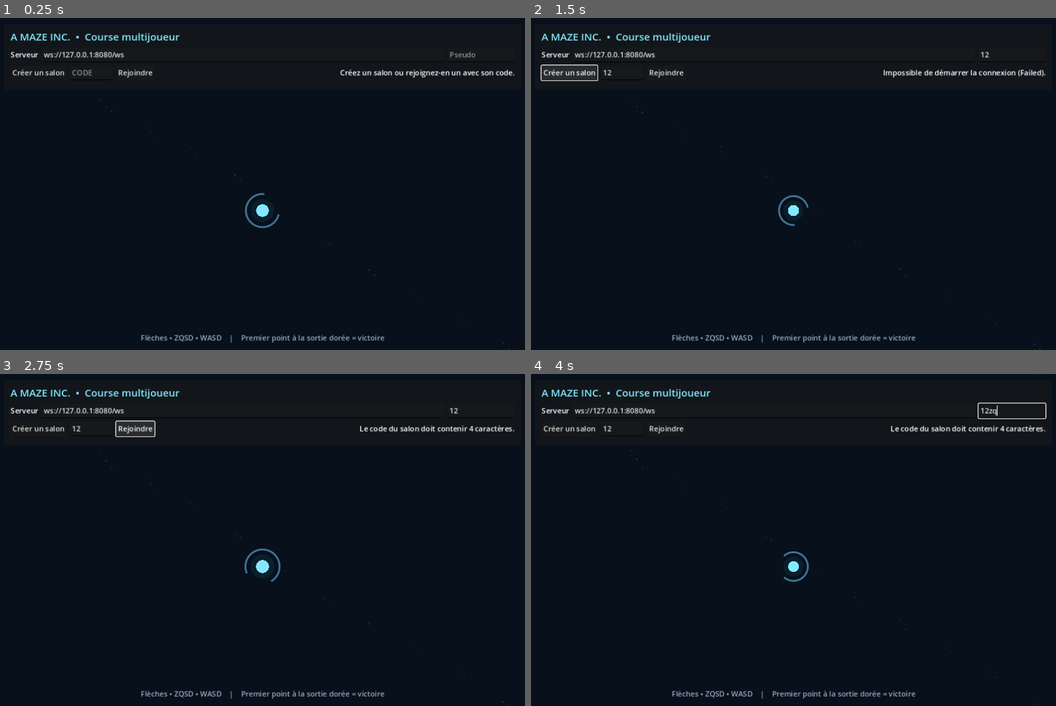
Above: before the commit, frames 1-4 (two rows, left to right).
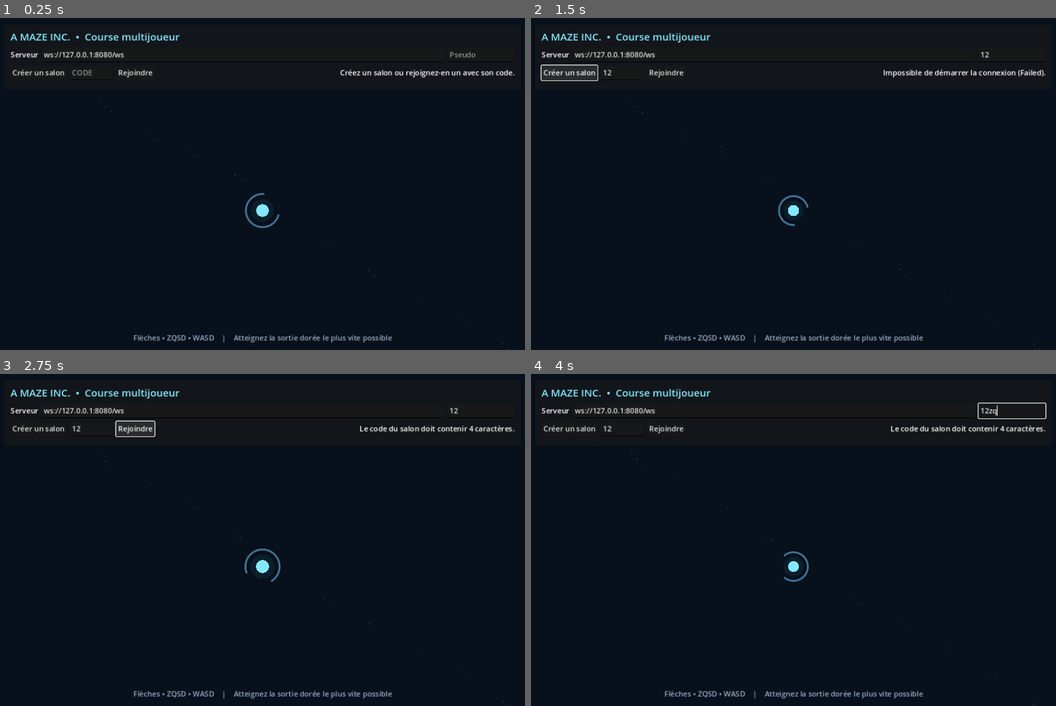
Above: after the commit, the same moments.

Repository: zarocksx/multi-maze
Game: Godot game, scene res://scenes/main.tscn
Two runs of this game, one before a commit and one after it. Both use one fixed random seed, a clock stepped at 60 frames per second and the inputs below.
Inputs (mouse positions are in pixels of both pictures, inside the frame that each line leads up to):
- Up to frame 1 (0.25 s): no input
- Up to frame 2 (1.5 s): click (1014, 54) at 0.52 s; type "12" at 0.6 s; click (620, 74) at 0.75 s; type "12" at 0.83 s; click "Créer un salon" at 1.25 s
- Up to frame 3 (2.75 s): click "Rejoindre" at 2 s
- Up to frame 4 (4 s): move the mouse to (909, 523) at 2.77 s; hold Right 2.78-3.53 s; hold Z 2.78-3.53 s; move the mouse to (688, 556) at 3.52 s; hold Down from 3.53 s (still down); tap Q at 3.6 s

The runs differ from the first frame. In frame 1, 0.5% of the frame differs, in the area x 25-75%, y 95-98%; in frame 2, 0.5%; in frame 3, 0.5%; in frame 4, 0.5%.

Commit message:
Ajoute le classement final et les noms au survol

Diff:
--- a/scripts/main.gd
+++ b/scripts/main.gd
@@ -9,10 +9,12 @@
 
 var socket := WebSocketPeer.new()
 var player_id := ""
+var host_id := ""
 var room_code := ""
 var maze: Dictionary = {}
 var players: Array = []
 var winner_id := ""
+var race_complete := false
 var pending_message: Dictionary = {}
 var last_socket_state := WebSocketPeer.STATE_CLOSED
 
@@ -22,6 +24,10 @@
 var room_input: LineEdit
 var status_label: Label
 var copy_button: Button
+var score_panel: PanelContainer
+var score_rows: VBoxContainer
+var score_restart_button: Button
+var player_tooltip: Label
 var held_direction := ""
 var move_repeat_timer := 0.0
 var animation_time := 0.0
@@ -30,6 +36,9 @@
 var trail_marks: Array = []
 var celebration_particles: Array = []
 var random := RandomNumberGenerator.new()
+var last_maze_origin := Vector2.ZERO
+var last_cell_size := 0.0
+var hovered_player_id := ""
 
 
 func _ready() -> void:
@@ -128,7 +137,7 @@
 	play_row.add_child(status_label)
 
 	var help := Label.new()
-	help.text = "Flèches • ZQSD • WASD    |    Premier point à la sortie dorée = victoire"
+	help.text = "Flèches • ZQSD • WASD    |    Atteignez la sortie dorée le plus vite possible"
 	help.set_anchors_preset(Control.PRESET_BOTTOM_WIDE)
 	help.offset_left = 18
 	help.offset_right = -18
@@ -138,6 +147,68 @@
 	help.add_theme_color_override("font_color", Color("9aa9c2"))
 	root.add_child(help)
 
+	player_tooltip = Label.new()
+	player_tooltip.visible = false
+	player_tooltip.mouse_filter = Control.MOUSE_FILTER_IGNORE
+	player_tooltip.horizontal_alignment = HORIZONTAL_ALIGNMENT_CENTER
+	player_tooltip.z_index = 5
+	root.add_child(player_tooltip)
+
+	score_panel = PanelContainer.new()
+	score_panel.visible = false
+	score_panel.z_index = 10
+	score_panel.set_anchors_preset(Control.PRESET_CENTER)
+	score_panel.offset_left = -270
+	score_panel.offset_top = -205
+	score_panel.offset_right = 270
+	score_panel.offset_bottom = 205
+	var score_style := StyleBoxFlat.new()
+	score_style.bg_color = Color("101c2d")
+	score_style.border_color = Color("ffd166")
+	score_style.set_border_width_all(2)
+	score_style.set_corner_radius_all(14)
+	score_panel.add_theme_stylebox_override("panel", score_style)
+	root.add_child(score_panel)
+
+	var score_margin := MarginContainer.new()
+	score_margin.add_theme_constant_override("margin_left", 24)
+	score_margin.add_theme_constant_override("margin_top", 20)
+	score_margin.add_theme_constant_override("margin_right", 24)
+	score_margin.add_theme_constant_override("margin_bottom", 20)
+	score_panel.add_child(score_margin)
+	var score_content := VBoxContainer.new()
+	score_content.add_theme_constant_override("separation", 12)
+	score_margin.add_child(score_content)
+
+	var score_title := Label.new()
+	score_title.text = "TOUT LE MONDE EST ARRIVÉ !"
+	score_title.horizontal_alignment = HORIZONTAL_ALIGNMENT_CENTER
+	score_title.add_theme_font_size_override("font_size", 25)
+	score_title.add_theme_color_override("font_color", Color("ffd166"))
+	score_content.add_child(score_title)
+	var score_subtitle := Label.new()
+	score_subtitle.text = "Classement de la course"
+	score_subtitle.horizontal_alignment = HORIZONTAL_ALIGNMENT_CENTER
+	score_subtitle.add_theme_color_override("font_color", Color("9aa9c2"))
+	score_content.add_child(score_subtitle)
+	score_content.add_child(HSeparator.new())
+
+	var score_header := HBoxContainer.new()
+	score_content.add_child(score_header)
+	_add_score_label(score_header, "#", 48, HORIZONTAL_ALIGNMENT_LEFT, Color("9aa9c2"))
+	_add_score_label(score_header, "Joueur", 280, HORIZONTAL_ALIGNMENT_LEFT, Color("9aa9c2"))
+	_add_score_label(score_header, "Temps", 130, HORIZONTAL_ALIGNMENT_RIGHT, Color("9aa9c2"))
+
+	score_rows = VBoxContainer.new()
+	score_rows.add_theme_constant_override("separation", 6)
+	score_rows.size_flags_vertical = Control.SIZE_EXPAND_FILL
+	score_content.add_child(score_rows)
+	score_restart_button = Button.new()
+	score_restart_button.text = "Nouvelle manche"
+	score_restart_button.visible = false
+	score_restart_button.pressed.connect(_on_score_restart_pressed)
+	score_content.add_child(score_restart_button)
+
 
 func _default_server_url() -> String:
 	if OS.has_feature("web"):
@@ -155,6 +226,7 @@
 	_update_network()
 	_update_movement(delta)
 	_update_effects(delta)
+	_update_player_tooltip()
 
 
 func _update_network() -> void:
@@ -173,12 +245,15 @@
 		elif state == WebSocketPeer.STATE_CLOSED and not room_code.is_empty():
 			status_label.text = "Connexion perdue. Vérifiez le serveur."
 			room_code = ""
+			host_id = ""
+			race_complete = false
 			players.clear()
 			maze.clear()
 			visual_positions.clear()
 			trail_marks.clear()
 			celebration_particles.clear()
 			_refresh_room_controls()
+			_refresh_scoreboard()
 			queue_redraw()
 
 	while (
@@ -224,20 +299,26 @@
 			player_id = str(message.get("playerId", ""))
 		"room":
 			room_code = str(message.get("room", ""))
+			host_id = str(message.get("host", ""))
 			maze = message.get("maze", {})
 			_set_players(message.get("players", []))
 			_set_winner(str(message.get("winner", "")))
+			race_complete = bool(message.get("complete", false))
 			status_label.text = "%d joueur(s) dans le salon." % players.size()
 			_refresh_room_controls()
+			_refresh_scoreboard()
 			queue_redraw()
 		"state":
+			host_id = str(message.get("host", host_id))
 			_set_players(message.get("players", []))
 			_set_winner(str(message.get("winner", "")))
+			race_complete = bool(message.get("complete", false))
 			if not winner_id.is_empty():
 				status_label.text = _winner_text()
 			else:
 				status_label.text = "%d joueur(s) • trouvez la sortie !" % players.size()
 			_refresh_room_controls()
+			_refresh_scoreboard()
 			queue_redraw()
 		"error":
 			status_label.text = str(message.get("message", "Erreur du serveur."))
@@ -255,6 +336,73 @@
 	queue_redraw()
 
 
+func _refresh_scoreboard() -> void:
+	score_panel.visible = race_complete
+	score_restart_button.visible = race_complete and host_id == player_id
+	if not race_complete:
+		return
+	player_tooltip.visible = false
+	for child in score_rows.get_children():
+		score_rows.remove_child(child)
+		child.queue_free()
+
+	var ranked_players := players.duplicate()
+	ranked_players.sort_custom(_sort_players_by_rank)
+	for player in ranked_players:
+		var row := HBoxContainer.new()
+		row.add_theme_constant_override("separation", 8)
+		score_rows.add_child(row)
+		var color := Color.from_string(str(player.get("color", "#ffffff")), Color.WHITE)
+		_add_score_label(
+			row,
+			"%d." % int(player.get("rank", 0)),
+			40,
+			HORIZONTAL_ALIGNMENT_LEFT,
+			color
+		)
+		_add_score_label(
+			row,
+			str(player.get("name", "Joueur")),
+			280,
+			HORIZONTAL_ALIGNMENT_LEFT,
+			color
+		)
+		_add_score_label(
+			row,
+			_format_time(int(player.get("timeMs", 0))),
+			130,
+			HORIZONTAL_ALIGNMENT_RIGHT,
+			Color("e8f1ff")
+		)
+
+
+func _add_score_label(
+	parent: Container,
+	text: String,
+	minimum_width: float,
+	alignment: HorizontalAlignment,
+	color: Color
+) -> void:
+	var label := Label.new()
+	label.text = text
+	label.custom_minimum_size.x = minimum_width
+	label.size_flags_horizontal = Control.SIZE_EXPAND_FILL
+	label.horizontal_alignment = alignment
+	label.add_theme_color_override("font_color", color)
+	parent.add_child(label)
+
+
+func _sort_players_by_rank(first: Dictionary, second: Dictionary) -> bool:
+	return int(first.get("rank", 999)) < int(second.get("rank", 999))
+
+
+func _format_time(time_ms: int) -> String:
+	var minutes := int(time_ms / 60000)
+	var seconds := int(time_ms / 1000) % 60
+	var milliseconds := time_ms % 1000
+	return "%02d:%02d.%03d" % [minutes, seconds, milliseconds]
+
+
 func _winner_text() -> String:
 	for player in players:
 		if str(player.get("id", "")) == winner_id:
@@ -266,14 +414,18 @@
 
 func _set_players(next_players: Array) -> void:
 	var previous_targets: Dictionary = {}
+	var previous_finished: Dictionary = {}
 	for player in players:
-		previous_targets[str(player.get("id", ""))] = Vector2(
+		var previous_id := str(player.get("id", ""))
+		previous_targets[previous_id] = Vector2(
 			float(player.get("x", 0)),
 			float(player.get("y", 0))
 		)
+		previous_finished[previous_id] = bool(player.get("finished", false))
 
 	players = next_players
 	var present_players: Dictionary = {}
+	var player_just_finished := false
 	for player in players:
 		var id := str(player.get("id", ""))
 		var target := Vector2(float(player.get("x", 0)), float(player.get("y", 0)))
@@ -286,23 +438,28 @@
 				target,
 				Color.from_string(str(player.get("color", "#ffffff")), Color.WHITE)
 			)
+		if (
+			previous_finished.has(id)
+			and not bool(previous_finished[id])
+			and bool(player.get("finished", false))
+		):
+			player_just_finished = true
 
 	for id in visual_positions.keys():
 		if not present_players.has(id):
 			visual_positions.erase(id)
+	if player_just_finished:
+		_start_celebration()
 
 
 func _set_winner(next_winner: String) -> void:
-	var has_new_winner := winner_id.is_empty() and not next_winner.is_empty()
 	winner_id = next_winner
-	if has_new_winner:
-		_start_celebration()
-	elif winner_id.is_empty():
+	if winner_id.is_empty():
 		celebration_particles.clear()
 
 
 func _update_movement(delta: float) -> void:
-	if room_code.is_empty() or not winner_id.is_empty():
+	if room_code.is_empty() or _local_player_finished():
 		return
 	if get_viewport().gui_get_focus_owner() is LineEdit:
 		held_direction = ""
@@ -320,6 +477,13 @@
 		if move_repeat_timer <= 0.0:
 			move_repeat_timer = 0.085
 			_try_send_move(direction)
+
+
+func _local_player_finished() -> bool:
+	for player in players:
+		if str(player.get("id", "")) == player_id:
+			return bool(player.get("finished", false))
+	return false
 
 
 func _try_send_move(direction: String) -> void:
@@ -422,6 +586,69 @@
 	queue_redraw()
 
 
+func _update_player_tooltip() -> void:
+	if maze.is_empty() or last_cell_size <= 0.0 or race_complete:
+		player_tooltip.visible = false
+		hovered_player_id = ""
+		return
+
+	var mouse_position := get_viewport().get_mouse_position()
+	var hovered_player: Dictionary = {}
+	var closest_distance := INF
+	for player in players:
+		var id := str(player.get("id", ""))
+		var target := Vector2(float(player.get("x", 0)), float(player.get("y", 0)))
+		var visual_position: Vector2 = visual_positions.get(id, target)
+		var center := last_maze_origin + (visual_position + Vector2(0.5, 0.5)) * last_cell_size
+		var distance := mouse_position.distance_to(center)
+		if distance <= last_cell_size * 0.38 + 6.0 and distance < closest_distance:
+			hovered_player = player
+			closest_distance = distance
+
+	if hovered_player.is_empty():
+		player_tooltip.visible = false
+		hovered_player_id = ""
+		return
+
+	var id := str(hovered_player.get("id", ""))
+	var target := Vector2(
+		float(hovered_player.get("x", 0)),
+		float(hovered_player.get("y", 0))
+	)
+	var visual_position: Vector2 = visual_positions.get(id, target)
+	var center := last_maze_origin + (visual_position + Vector2(0.5, 0.5)) * last_cell_size
+	if hovered_player_id != id:
+		hovered_player_id = id
+		var color := Color.from_string(
+			str(hovered_player.get("color", "#ffffff")),
+			Color.WHITE
+		)
+		var style := StyleBoxFlat.new()
+		style.bg_color = color
+		style.set_corner_radius_all(6)
+		style.content_margin_left = 10
+		style.content_margin_right = 10
+		style.content_margin_top = 5
+		style.content_margin_bottom = 5
+		player_tooltip.add_theme_stylebox_override("normal", style)
+		var luminance := color.r * 0.299 + color.g * 0.587 + color.b * 0.114
+		var text_color := Color("07101b") if luminance > 0.58 else Color.WHITE
+		player_tooltip.add_theme_color_override("font_color", text_color)
+		player_tooltip.text = str(hovered_player.get("name", "Joueur"))
+		player_tooltip.reset_size()
+		player_tooltip.size = player_tooltip.get_combined_minimum_size()
+
+	var tooltip_position := center - Vector2(
+		player_tooltip.size.x * 0.5,
+		last_cell_size * 0.38 + player_tooltip.size.y + 10.0
+	)
+	var viewport_size := get_viewport_rect().size
+	tooltip_position.x = clampf(tooltip_position.x, 6.0, viewport_size.x - player_tooltip.size.x - 6.0)
+	tooltip_position.y = maxf(6.0, tooltip_position.y)
+	player_tooltip.position = tooltip_position
+	player_tooltip.visible = true
+
+
 func _input_direction() -> String:
 	if Input.is_key_pressed(KEY_UP) or Input.is_key_pressed(KEY_W) or Input.is_key_pressed(KEY_Z):
 		return "up"
@@ -457,6 +684,8 @@
 	if wall_hit_timer > 0.0:
 		var shake := wall_hit_timer / 0.16 * 2.8
 		origin += Vector2(sin(animation_time * 91.0), cos(animation_time * 77.0)) * shake
+	last_maze_origin = origin
+	last_cell_size = cell_size
 
 	var maze_backing := Color("0d1b2d")
 	if wall_hit_timer > 0.0:
@@ -637,5 +866,9 @@
 	status_label.text = "Code %s copié." % room_code
 
 
+func _on_score_restart_pressed() -> void:
+	_send_json({"type": "restart"})
+
+
 func _on_viewport_resized() -> void:
 	queue_redraw()
Not shown, changed: README.md
Not shown, changed: server/server.js
Not shown, changed: server/test/server.test.js
Not shown, changed: web/index.html
Not shown, changed: web/index.pck
